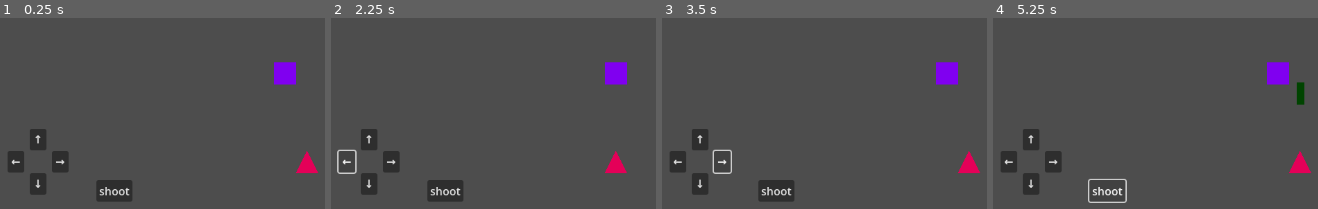
Above: before the commit, frames 1-4 (left to right).
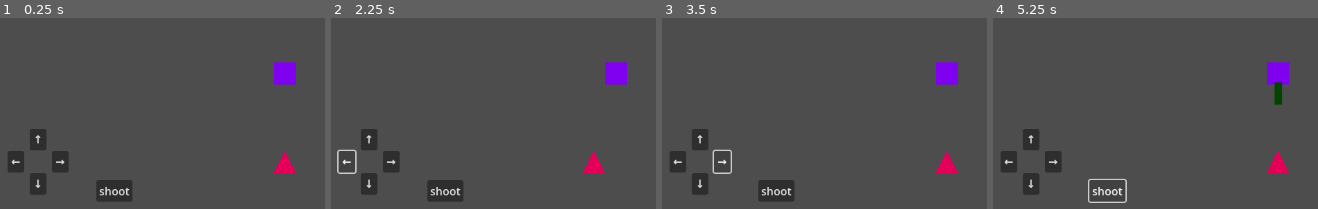
Above: after the commit, the same moments.

Repository: mjXmsdgh/game_gallery
Game: Godot game, scene res://game_scene/shooting/2_main/test/test_scene.tscn
The game is run twice, just before and just after one commit, with the same random seed, the same clock (stepped at 60 frames per second) and the same inputs. This scene is started directly instead of the project's main scene.
Inputs:
- Up to frame 1 (0.25 s): no input
- Up to frame 2 (2.25 s): click "↑" at 0.5 s; click "↓" at 1.25 s; click "←" at 2 s
- Up to frame 3 (3.5 s): click "→" at 2.75 s
- Up to frame 4 (5.25 s): click "shoot" at 3.5 s; tap Enter at 4.25 s; hold Right (ui_right) 4.28-5.03 s; tap Space at 5 s; hold Down (ui_down) from 5.03 s (still down)

The runs differ from the first frame. In frame 1, 0.8% of the frame differs, in the area x 84-98%, y 69-82%; in frame 2, 0.8%; in frame 3, 0.8%; in frame 4, 1.4%, in the area x 84-98%, y 33-82%.

Commit message:
当たり判定

Diff:
--- /dev/null
+++ b/game_scene/shooting/2_main/enemy.gd
@@ -0,0 +1,16 @@
+extends Area2D
+
+
+# Called when the node enters the scene tree for the first time.
+func _ready() -> void:
+	pass # Replace with function body.
+
+
+# Called every frame. 'delta' is the elapsed time since the previous frame.
+func _process(delta: float) -> void:
+	pass
+
+
+func _on_area_entered(area: Area2D) -> void:
+	print("!!!")
+	pass # Replace with function body.
--- a/game_scene/shooting/2_main/enemy.tscn
+++ b/game_scene/shooting/2_main/enemy.tscn
@@ -1,11 +1,13 @@
-[gd_scene load_steps=3 format=3 uid="uid://cdhriv4tr086t"]
+[gd_scene load_steps=4 format=3 uid="uid://cdhriv4tr086t"]
 
 [ext_resource type="Texture2D" uid="uid://cl7r5k4eopjy3" path="res://image/shooting_enemy.png" id="1_w3iwj"]
+[ext_resource type="Script" path="res://game_scene/shooting/2_main/enemy.gd" id="1_ypqs8"]
 
 [sub_resource type="RectangleShape2D" id="RectangleShape2D_61ki1"]
 size = Vector2(31.75, 31.7813)
 
 [node name="enemy" type="Area2D"]
+script = ExtResource("1_ypqs8")
 
 [node name="Sprite2D" type="Sprite2D" parent="."]
 position = Vector2(16, 16)
@@ -14,3 +16,5 @@
 [node name="CollisionShape2D" type="CollisionShape2D" parent="."]
 position = Vector2(16, 16)
 shape = SubResource("RectangleShape2D_61ki1")
+
+[connection signal="area_entered" from="." to="." method="_on_area_entered"]
--- a/game_scene/shooting/2_main/test/test_scene.tscn
+++ b/game_scene/shooting/2_main/test/test_scene.tscn
@@ -6,7 +6,7 @@
 [node name="TestPlayer" type="Node2D"]
 
 [node name="CharacterBody2D" parent="." instance=ExtResource("1_5qfi7")]
-position = Vector2(512, 192)
+position = Vector2(480, 192)
 
 [node name="Node2D" type="Node2D" parent="."]
 
